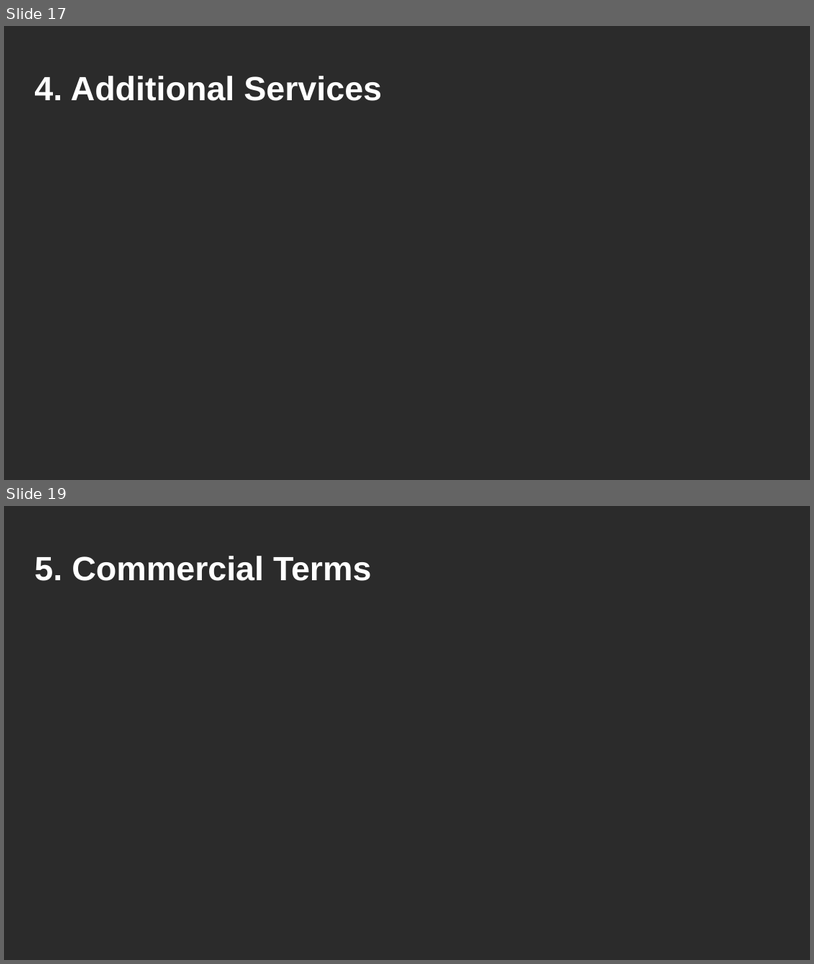
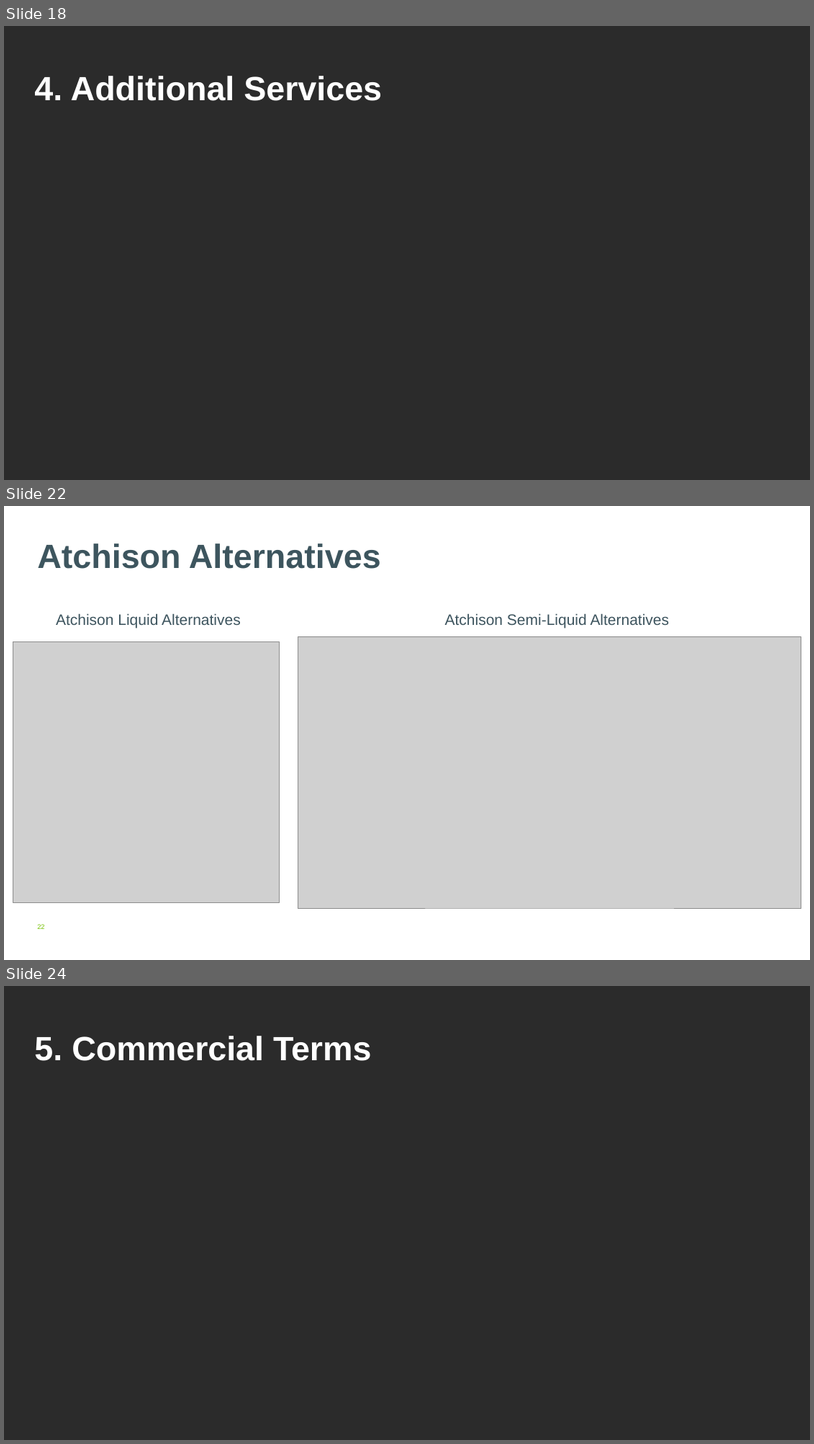
Before and after one commit to AtchisonClients/atchisonclients.github.io, a slide deck: assetsHTML/EMFS/EMFS-Atchison.pptx. Shown one above the other, each under a label of ours: slides 17 and 19 before the commit, slides 18, 22 and 24 after it; the slides between them are not shown. The pictures are 814x964 and 814x1444 pixels, drawn with LibreOffice and Linux fonts; fonts in the diff are those of the drawing; grey boxes stand for pictures; background and template pictures are left out; a plain dark background stands for a picture behind light text. Boxes give left, top, right and bottom in pixels: in the first picture for what was removed or moved away, otherwise in the second. Text is boxed around its words. In the diff, an @@ line names an element or a change of style, - is before the commit and + after.

```diff
--- a/assetsHTML/EMFS/EMFS-Atchison.pptx
+++ b/assetsHTML/EMFS/EMFS-Atchison.pptx
@@ slide 22 added at box(4, 506, 810, 960), background picture (left out) @@
@@ title added at box(37, 543, 381, 569), 40 pt, text #3D555E, bold @@
+Atchison Alternatives
@@ text added at box(56, 613, 241, 628), 18 pt, text #3D545E @@
+Atchison Liquid Alternatives
@@ text added at box(445, 613, 670, 628), 18 pt, text #3D545E @@
+Atchison Semi-Liquid Alternatives
@@ picture added at box(13, 642, 280, 903) @@
@@ picture added at box(298, 636, 801, 908) @@
@@ page number added at box(37, 924, 44, 929), 8 pt, text #76C204 @@
+22
@@ what was slide 17 is now slide 18 @@
@@ what was slide 19 is now slide 24 @@
```
Also in this commit, not shown: 9 slides changed, 4 other slides added.
